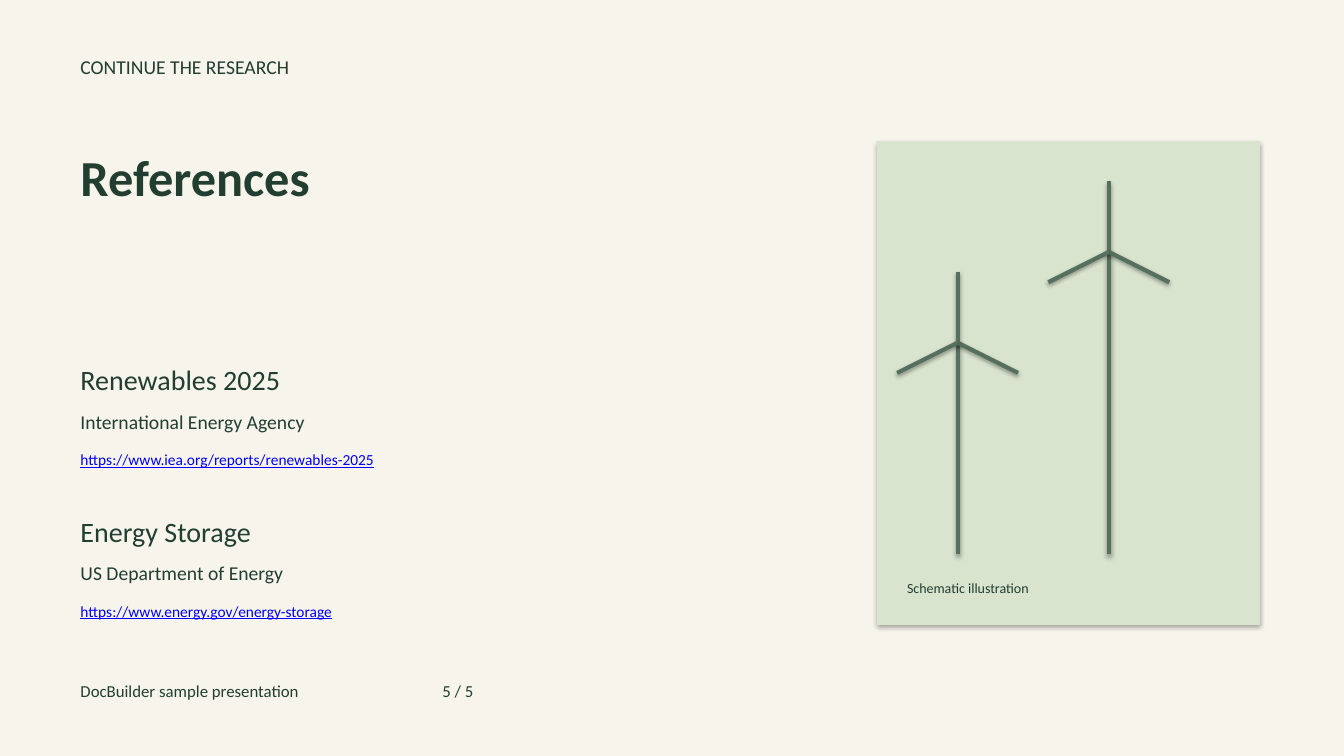
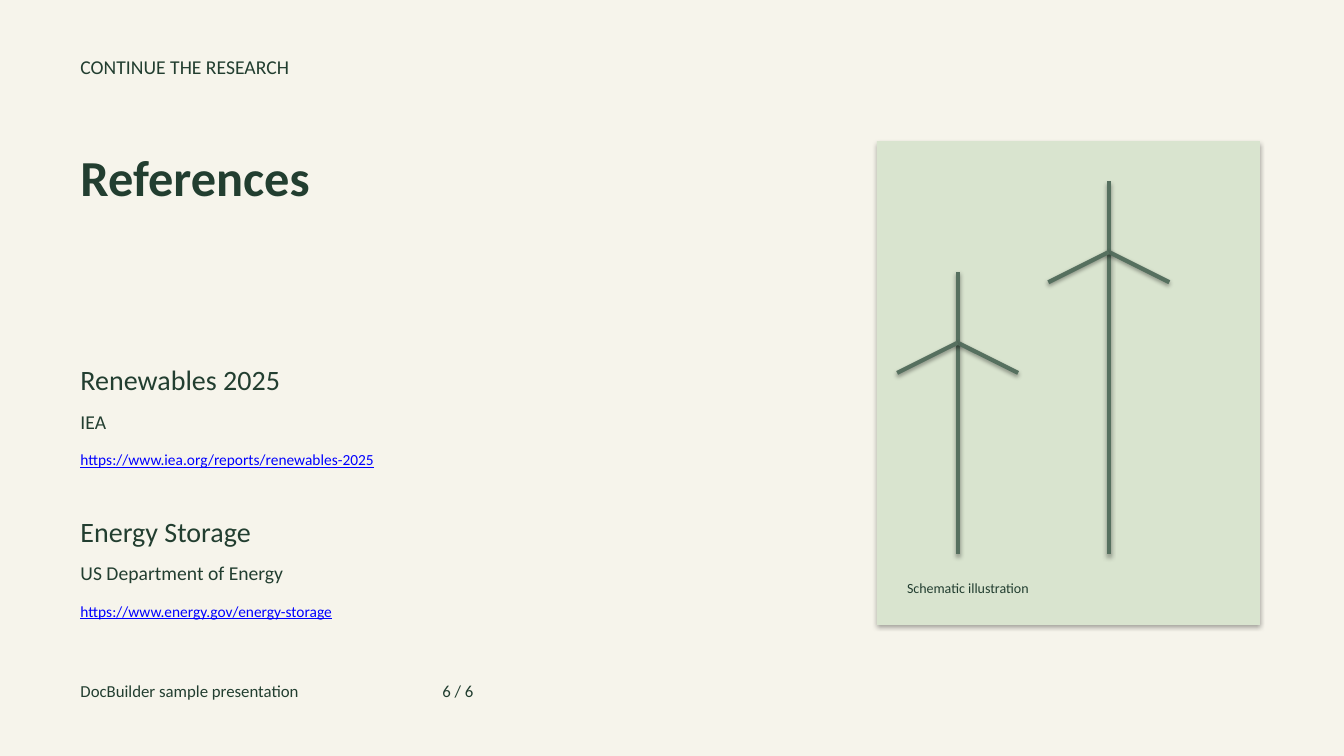
Before and after one commit to NoobSambit/docbuilder, a slide deck: slide 6 of frontend/public/landing/samples/clean-energy-briefing.pptx (slide 5 before the commit). Drawn at 1344x756 pixels with LibreOffice and Linux fonts; fonts in the diff are those of the drawing. Boxes give left, top, right and bottom in pixels: in the first picture for what was removed or moved away, otherwise in the second. Text is boxed around its words. In the diff, an @@ line names an element or a change of style, - is before the commit and + after.

Commit message:
feat(landing): present portrait report and separate widescreen deck exports

```diff
--- a/frontend/public/landing/samples/clean-energy-briefing.pptx
+++ b/frontend/public/landing/samples/clean-energy-briefing.pptx
@@ text at (x1=80, y1=416, x2=106, y2=429): text changed @@
-International Energy Agency
+IEA
@@ text at (x1=80, y1=685, x2=473, y2=700): text changed @@
-DocBuilder sample presentation 5 / 5
+DocBuilder sample presentation 6 / 6
```
Also in this commit, not shown: 4 other slides changed, 1 slide added, 13 other files.
